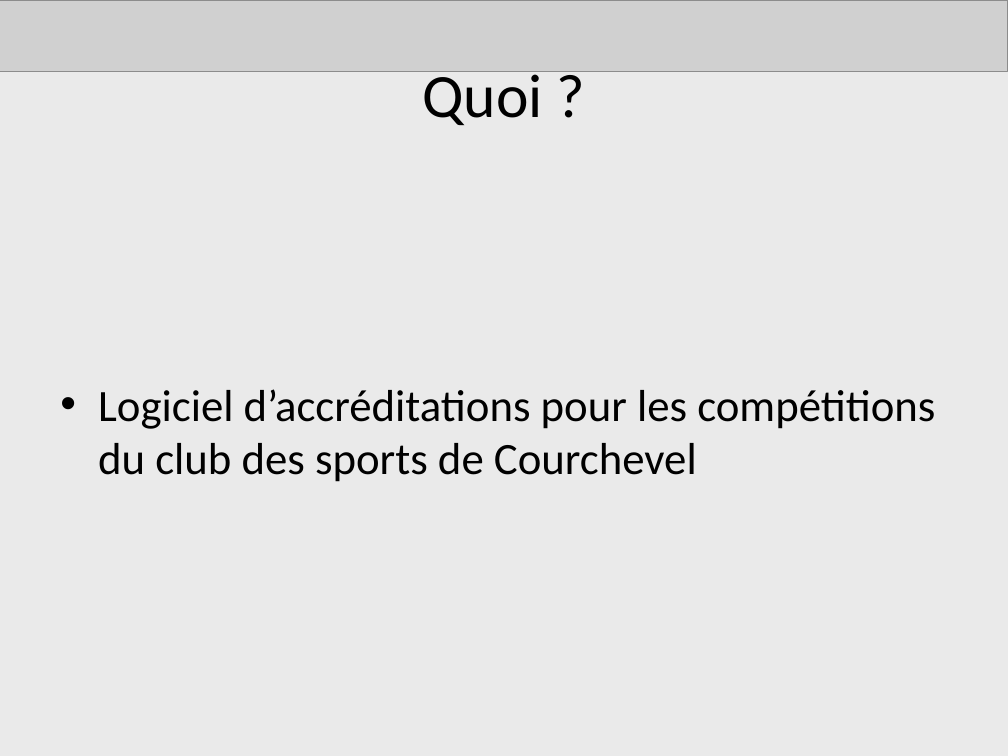
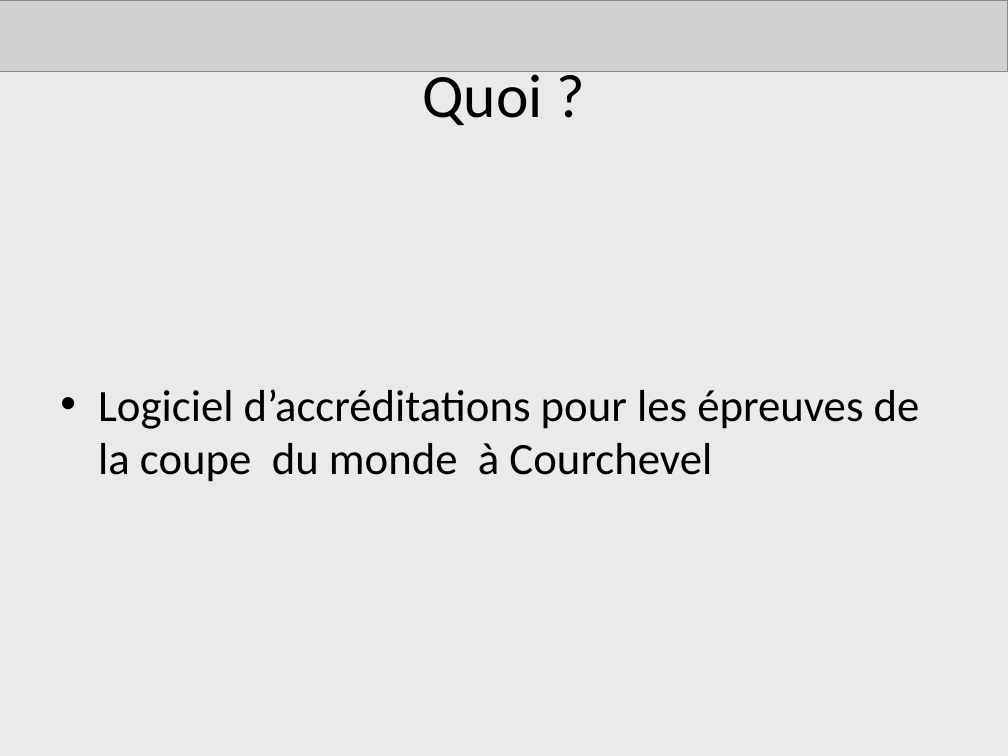
Before and after one commit to AdrienLombard/SimplePass, a slide deck: slide 4 of source/Projet Courchevel - Bilan intermédiaire.ppt (slide 3 before the commit). Drawn at 1008x756 pixels with LibreOffice and Linux fonts; fonts in the diff are those of the drawing; grey boxes stand for pictures. Boxes give left, top, right and bottom in pixels: in the first picture for what was removed or moved away, otherwise in the second. Text is boxed around its words. In the diff, an @@ line names an element or a change of style, - is before the commit and + after.

Commit message:
Présentation

```diff
--- a/source/Projet Courchevel - Bilan intermédiaire.ppt
+++ b/source/Projet Courchevel - Bilan intermédiaire.ppt
@@ text at bbox=[98, 389, 920, 482]: text changed @@
-• Logiciel d’accréditations pour les compétitions du club des sports de Courchevel
+• Logiciel d’accréditations pour les épreuves de la coupe du monde à Courchevel
```
Also in this commit, not shown: 3 other slides changed, 2 slides added.
